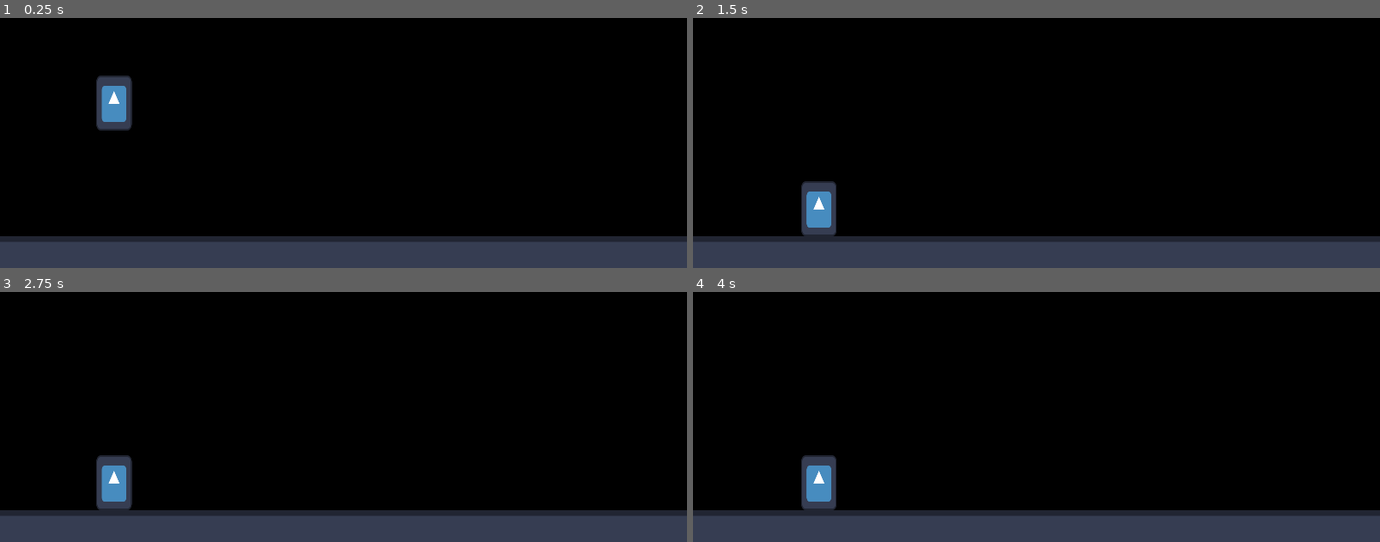
Above: before the commit, frames 1-4 (two rows, left to right).
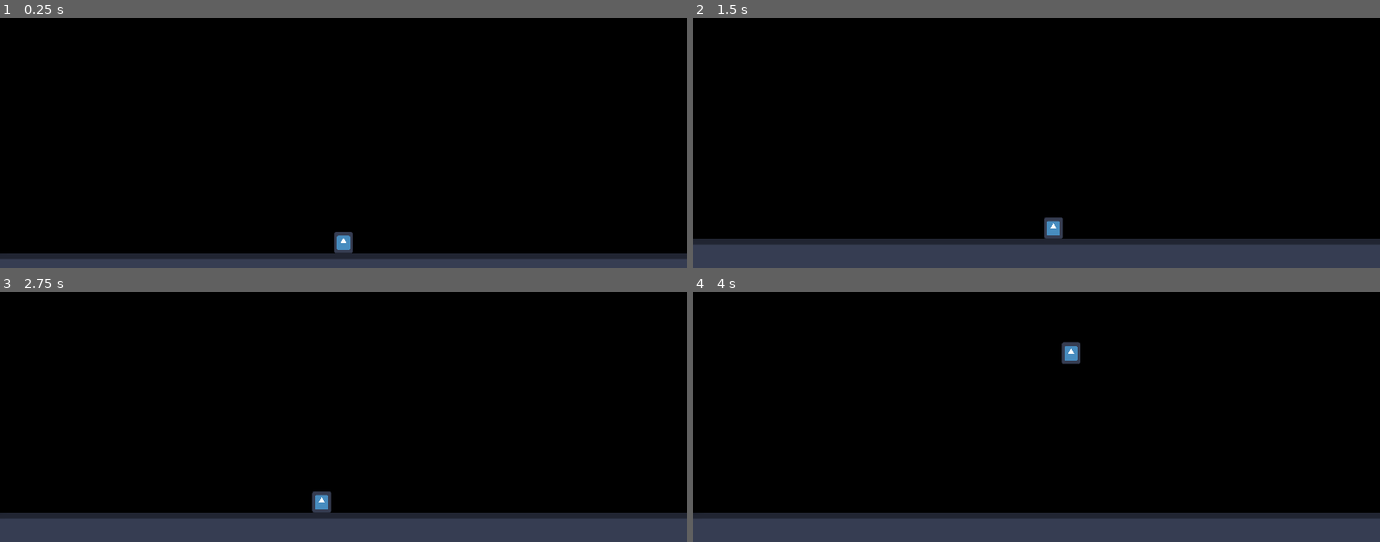
Above: after the commit, the same moments.

Repository: GerrZa/project_actionjump
Game: Godot game, scene res://scr/ptt_sg.tscn
Two runs of this game, one before a commit and one after it. Both use one fixed random seed, a clock stepped at 60 frames per second and the inputs below. Before the commit the project starts from res://ptt/ptt_sg.tscn. The engine's default icon, where the game draws it, is replaced by a stand-in: a white triangle on a blue panel in a dark square.
Inputs:
- Up to frame 1 (0.25 s): no input
- Up to frame 2 (1.5 s): tap A (pl) at 0.6 s; tap D (pr) at 0.8, 1.35 s; tap Enter at 1.25 s
- Up to frame 3 (2.75 s): tap Space (pj, bound only after the commit) at 1.55, 2.1 s; tap A (pl) at 2.3 s
- Up to frame 4 (4 s): tap A (pl) at 2.85 s; tap D (pr) at 3.05, 3.6 s; tap Space (pj, bound only after the commit) at 3.5, 3.8 s

The runs differ from the first frame. In frame 1, 10% of the frame differs, in the area x 0-100%, y 23-97%; in frame 2, 3.0%; in frame 3, 3.1%; in frame 4, 3.1%.

Commit message:
Almost all movement

Diff:
--- a/project.godot
+++ b/project.godot
@@ -11,7 +11,7 @@
 [application]
 
 config/name="Project Jump"
-run/main_scene="res://ptt/ptt_sg.tscn"
+run/main_scene="res://scr/ptt_sg.tscn"
 config/features=PackedStringArray("4.2", "Forward Plus")
 config/icon="res://icon.svg"
 
@@ -55,6 +55,11 @@
 "events": [Object(InputEventMouseButton,"resource_local_to_scene":false,"resource_name":"","device":-1,"window_id":0,"a …(253 unchanged characters)…
 ]
 }
+pj={
+"deadzone": 0.5,
+"events": [Object(InputEventKey,"resource_local_to_scene":false,"resource_name":"","device":-1,"window_id":0,"alt_pressed":false,"shift_pressed":false,"ctrl_pressed":false,"meta_pressed":false,"pressed":false,"keycode":0,"physical_keycode":32,"key_label":0,"unicode":32,"echo":false,"script":null)
+]
+}
 
 [rendering]
 
--- a/ptt/idle.gd
+++ /dev/null
@@ -1,14 +0,0 @@
-#IDLE
-extends PlayerState
-
-
-func enter(msg:={}):
-	plr.velocity.x = 0
-
-func physics_update(delta):
-	plr.velocity.y += plr.grav
-	plr.move_and_slide()
-
-func update(delta):
-	if plr.p_input != 0:
-		fsm.transition("run")
--- a/ptt/player_ptt.gd
+++ /dev/null
@@ -1,9 +0,0 @@
-class_name Player
-extends CharacterBody2D
-
-var p_input = 0
-var spd = 130
-var grav = 20
-
-func _process(delta: float) -> void:
-	p_input = Input.get_axis("pl","pr")
--- a/ptt/run.gd
+++ /dev/null
@@ -1,13 +0,0 @@
-#RUN
-extends PlayerState
-
-
-func physics_update(delta):
-	plr.velocity.x = plr.p_input * plr.spd
-	plr.velocity.y += plr.grav
-
-	plr.move_and_slide()
-
-func update(delta):
-	if plr.p_input == 0:
-		fsm.transition("idle")
--- /dev/null
+++ b/scr/air.gd
@@ -0,0 +1,25 @@
+extends PlayerState
+
+func enter(msg:={}):
+	if msg.has("jump"):
+		plr.velocity.y = -plr.jump_f
+	elif msg.has("upkick"):
+		plr.upkick_avai = false
+		plr.velocity.y = -plr.upkick_f
+
+func physics_update(delta):
+	plr.velocity.y += plr.grav
+	plr.velocity.x += plr.p_input * plr.acc * plr.spd * 0.6
+	plr.velocity.x = clamp(plr.velocity.x,-plr.spd,plr.spd)
+
+	plr.move_and_slide()
+
+func update(delta):
+	if plr.is_on_floor():
+		if plr.p_input == 0:
+			fsm.transition("idle")
+		else:
+			fsm.transition("run")
+
+	if Input.is_action_just_pressed("pj") and plr.upkick_avai:
+		fsm.transition("air",{"upkick":true})
--- /dev/null
+++ b/scr/idle.gd
@@ -0,0 +1,21 @@
+#IDLE
+extends PlayerState
+
+func enter(msg:={}):
+	plr.upkick_avai = true
+
+func physics_update(delta):
+	plr.velocity.x = move_toward(plr.velocity.x,0,plr.spd * plr.acc)
+	plr.velocity.y += plr.grav
+
+	plr.move_and_slide()
+
+func update(delta):
+	if Input.is_action_just_pressed("pj"):
+		fsm.transition("air",{"jump":true})
+
+	if plr.p_input != 0:
+		fsm.transition("run")
+
+	if plr.is_on_floor() == false:
+		fsm.transition("air")
--- a/ptt/player.tscn
+++ b/scr/player.tscn
@@ -1,13 +1,14 @@
-[gd_scene load_steps=7 format=3 uid="uid://bu3wj2egls2kt"]
+[gd_scene load_steps=8 format=3 uid="uid://bu3wj2egls2kt"]
 
-[ext_resource type="Script" path="res://ptt/player_ptt.gd" id="1_s8v8x"]
-[ext_resource type="Script" path="res://ptt/fsm.gd" id="2_2osc3"]
-[ext_resource type="Script" path="res://ptt/idle.gd" id="3_crfpc"]
-[ext_resource type="Script" path="res://ptt/run.gd" id="4_737my"]
+[ext_resource type="Script" path="res://scr/player_ptt.gd" id="1_s8v8x"]
+[ext_resource type="Script" path="res://scr/fsm.gd" id="2_2osc3"]
+[ext_resource type="Script" path="res://scr/idle.gd" id="3_crfpc"]
+[ext_resource type="Script" path="res://scr/run.gd" id="4_737my"]
+[ext_resource type="Script" path="res://scr/air.gd" id="5_04ugq"]
 [ext_resource type="Texture2D" uid="uid://csk1dicruhia6" path="res://icon.svg" id="6_fkfea"]
 
 [sub_resource type="RectangleShape2D" id="RectangleShape2D_sdlw7"]
-size = Vector2(26, 40)
+size = Vector2(14, 16)
 
 [node name="player" type="CharacterBody2D"]
 script = ExtResource("1_s8v8x")
@@ -23,9 +24,12 @@
 [node name="run" type="Node" parent="fsm"]
 script = ExtResource("4_737my")
 
+[node name="air" type="Node" parent="fsm"]
+script = ExtResource("5_04ugq")
+
 [node name="CollisionShape2D" type="CollisionShape2D" parent="."]
 shape = SubResource("RectangleShape2D_sdlw7")
 
 [node name="Sprite2D" type="Sprite2D" parent="."]
-scale = Vector2(0.203125, 0.3125)
+scale = Vector2(0.109375, 0.125)
 texture = ExtResource("6_fkfea")
--- /dev/null
+++ b/scr/player_ptt.gd
@@ -0,0 +1,20 @@
+class_name Player
+extends CharacterBody2D
+
+var p_input = 0
+var spd = 220
+var grav = 27
+var grav_clamp = 500
+var jump_f = 550
+var upkick_f = 270
+var upkick_avai = true
+var acc = 0.21
+
+func _process(delta: float) -> void:
+	p_input = Input.get_axis("pl","pr")
+
+func _physics_process(delta: float) -> void:
+	if velocity.y > grav_clamp:
+		velocity.y = grav_clamp
+
+	print(velocity)
--- a/ptt/ptt_sg.tscn
+++ b/scr/ptt_sg.tscn
@@ -1,6 +1,6 @@
 [gd_scene load_steps=4 format=3 uid="uid://b3u3fs4mtj5su"]
 
-[ext_resource type="PackedScene" uid="uid://bu3wj2egls2kt" path="res://ptt/player.tscn" id="1_dl08r"]
+[ext_resource type="PackedScene" uid="uid://bu3wj2egls2kt" path="res://scr/player.tscn" id="1_dl08r"]
 [ext_resource type="Texture2D" uid="uid://csk1dicruhia6" path="res://icon.svg" id="2_lg8lt"]
 
 [sub_resource type="RectangleShape2D" id="RectangleShape2D_v2uh8"]
@@ -9,10 +9,21 @@
 [node name="ptt_sg" type="Node2D"]
 
 [node name="player" parent="." instance=ExtResource("1_dl08r")]
-position = Vector2(83, 140)
+position = Vector2(251, 255)
+
+[node name="Camera2D" type="Camera2D" parent="player"]
+offset = Vector2(0, -121)
+position_smoothing_enabled = true
+drag_horizontal_enabled = true
+drag_vertical_enabled = true
+drag_left_margin = 0.1
+drag_top_margin = 0.73
+drag_right_margin = 0.1
+drag_bottom_margin = 0.0
+editor_draw_drag_margin = true
 
 [node name="StaticBody2D" type="StaticBody2D" parent="."]
-position = Vector2(258, 316)
+position = Vector2(267, 325)
 metadata/_edit_group_ = true
 
 [node name="CollisionShape2D" type="CollisionShape2D" parent="StaticBody2D"]
--- /dev/null
+++ b/scr/run.gd
@@ -0,0 +1,24 @@
+#RUN
+extends PlayerState
+
+func enter(msg:={}):
+	plr.upkick_avai = true
+
+
+func physics_update(delta):
+	plr.velocity.x += plr.p_input * plr.acc * plr.spd
+	plr.velocity.x = clamp(plr.velocity.x,-plr.spd,plr.spd)
+
+	plr.velocity.y += plr.grav
+
+	plr.move_and_slide()
+
+func update(delta):
+	if Input.is_action_just_pressed("pj"):
+		fsm.transition("air",{"jump":true})
+
+	if plr.p_input == 0:
+		fsm.transition("idle")
+
+	if plr.is_on_floor() == false:
+		fsm.transition("air")
--- a/ptt/statemachine.gd
+++ b/scr/statemachine.gd
@@ -26,6 +26,9 @@
 	state.input(event)
 
 func transition(state_name:String, msg:={}):
+	if get_node(state_name) == null:
+		return
+
 	state.exit()
 	prev_state = state
 	state = get_node(state_name)
Renamed: ptt/fsm.gd -> scr/fsm.gd
Renamed: ptt/plrstate.gd -> scr/plrstate.gd
Renamed: ptt/state.gd -> scr/state.gd
Not shown, removed: ptt/ptt57B1.tmp
